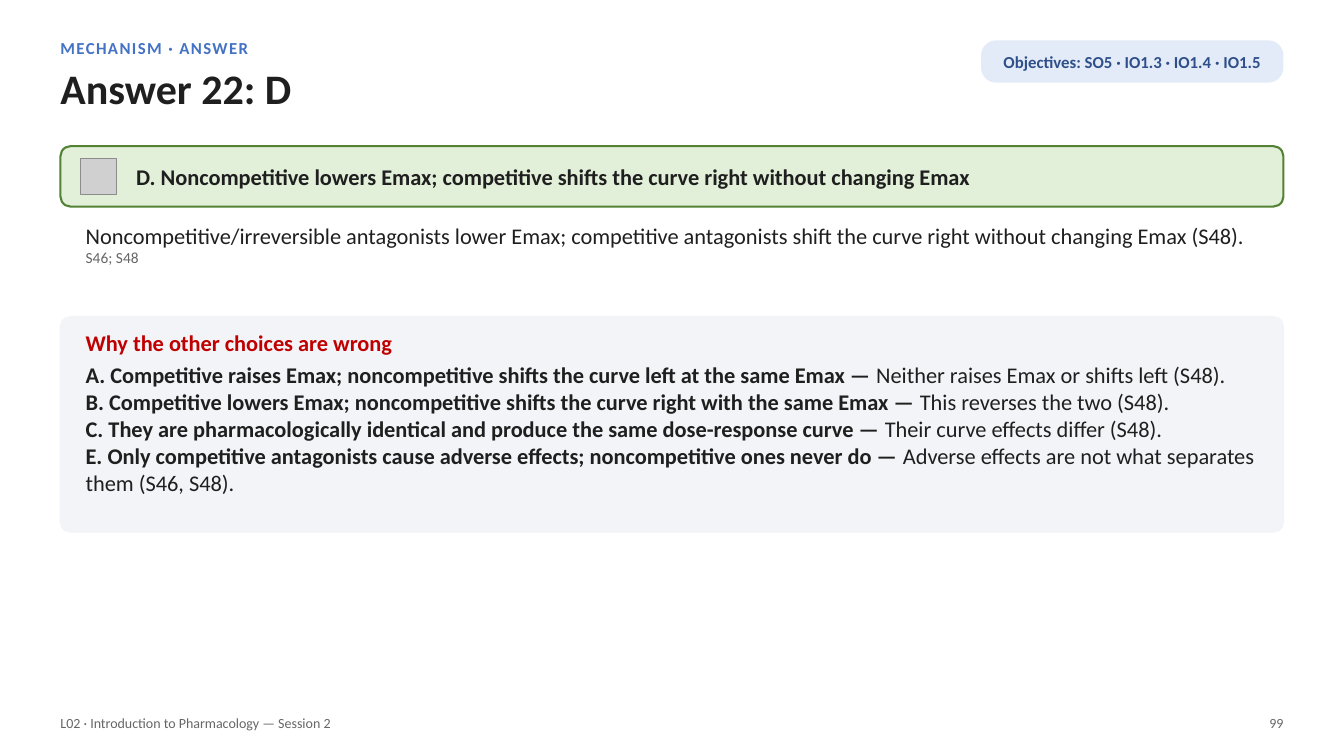
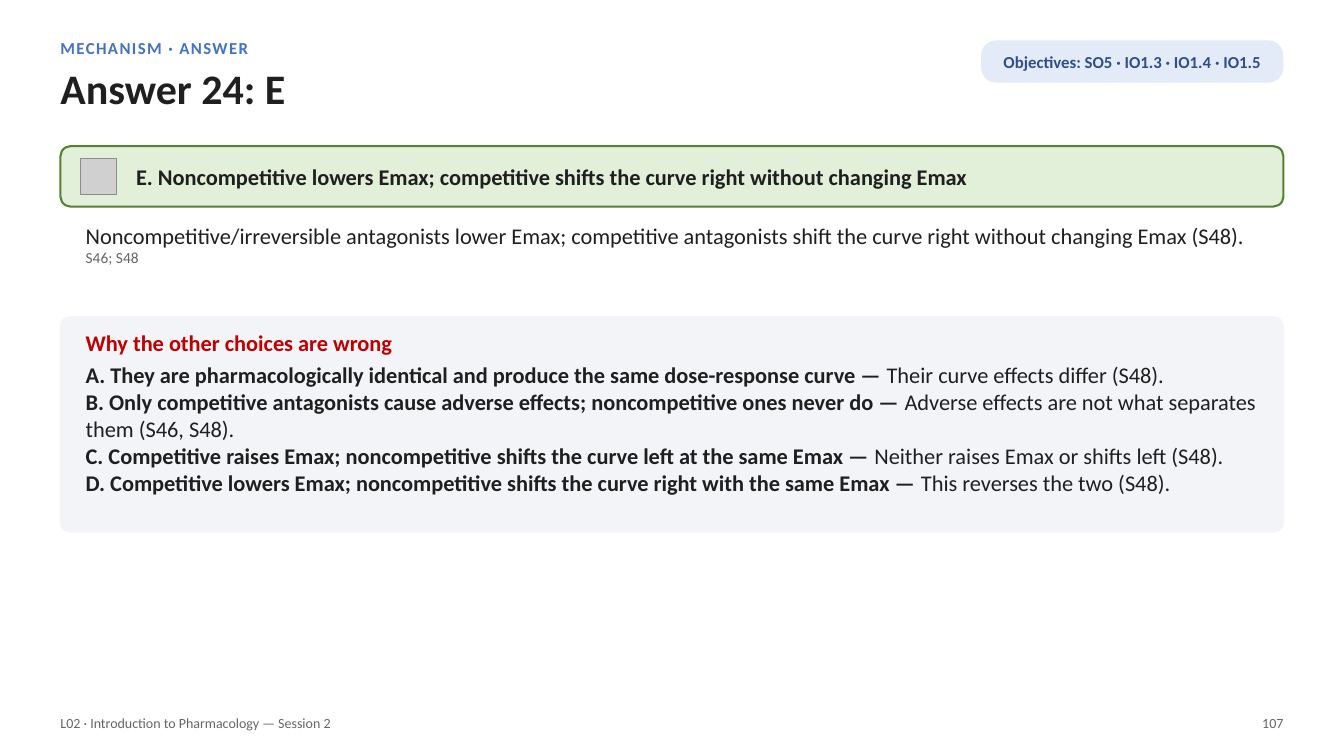
Before and after one commit to bishwokrit/DPAS-Pharm, a slide deck: slide 107 of docs/L02/L02_Unit_1_Introduction_to_Pharmacology_Session_2_study_deck.pptx (slide 99 before the commit). Drawn at 1344x756 pixels with LibreOffice and Linux fonts; fonts in the diff are those of the drawing; grey boxes stand for pictures. Boxes give left, top, right and bottom in pixels: in the first picture for what was removed or moved away, otherwise in the second. Text is boxed around its words. In the diff, an @@ line names an element or a change of style, - is before the commit and + after.

```diff
--- a/docs/L02/L02_Unit_1_Introduction_to_Pharmacology_Session_2_study_deck.pptx
+++ b/docs/L02/L02_Unit_1_Introduction_to_Pharmacology_Session_2_study_deck.pptx
@@ text at box(60, 76, 285, 105): text changed @@
-Answer 22: D
+Answer 24: E
@@ text at box(136, 169, 967, 189): text changed @@
-D. Noncompetitive lowers Emax; competitive shifts the curve right without changing Emax
+E. Noncompetitive lowers Emax; competitive shifts the curve right without changing Emax
@@ text at box(86, 367, 1256, 495): text changed @@
-A. Competitive raises Emax; noncompetitive shifts the curve left at the same Emax — Neither raises Emax or shifts left (S48).
-B. Competitive lowers Emax; noncompetitive shifts the curve right with the same Emax — This reverses the two (S48).
-C. They are pharmacologically identical and produce the same dose-response curve — Their curve effects differ (S48).
-E. Only competitive antagonists cause adverse effects; noncompetitive ones never do — Adverse effects are not what separates them (S46, S48).
+A. They are pharmacologically identical and produce the same dose-response curve — Their curve effects differ (S48).
+B. Only competitive antagonists cause adverse effects; noncompetitive ones never do — Adverse effects are not what separates them (S46, S48).
+C. Competitive raises Emax; noncompetitive shifts the curve left at the same Emax — Neither raises Emax or shifts left (S48).
+D. Competitive lowers Emax; noncompetitive shifts the curve right with the same Emax — This reverses the two (S48).
@@ text at box(1262, 719, 1283, 728): text changed @@
-99
+107
```
Also in this commit, not shown: 94 other slides changed, 8 slides added, 48 other files.
